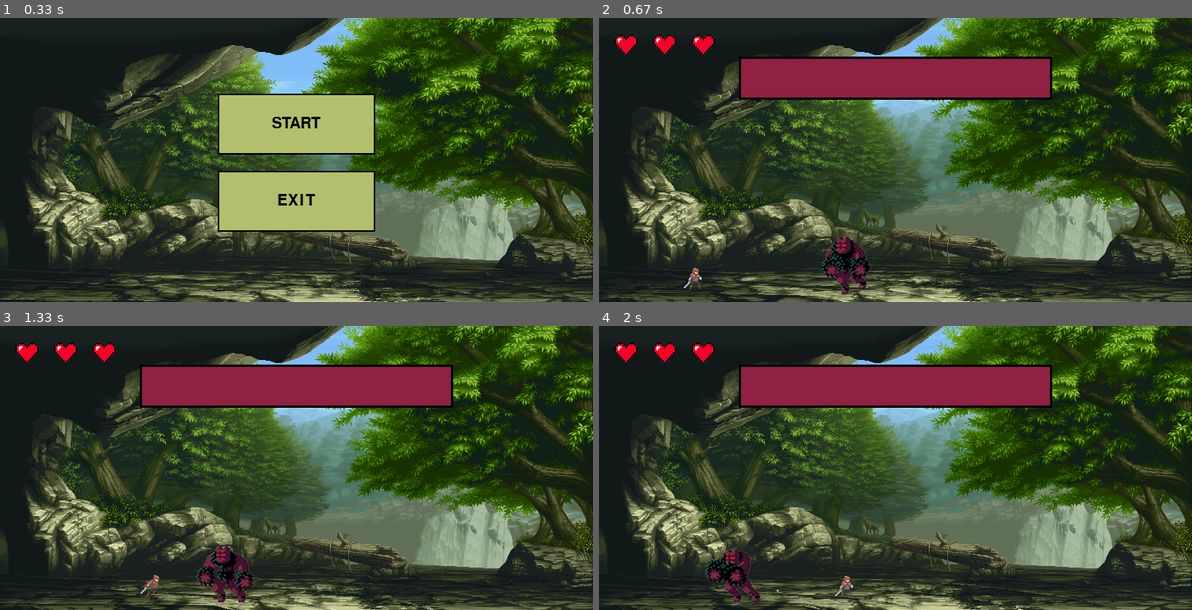
Above: before the commit, frames 1-4 (two rows, left to right).
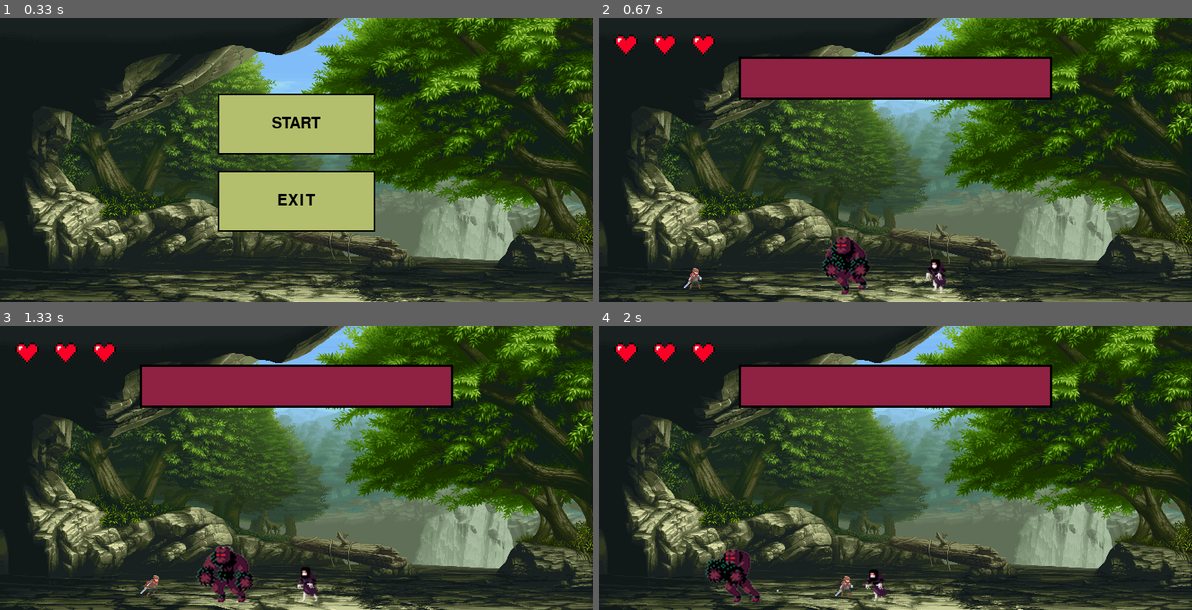
Above: after the commit, the same moments.

Repository: Fladmark/PyGame
Game: pygame game, started from game.py
The game is run twice, just before and just after one commit, with the same random seed, the same clock (stepped at 60 frames per second) and the same inputs.
Inputs:
- Up to frame 1 (0.33 s): no input
- Up to frame 2 (0.67 s): click "START" at 0.38 s
- Up to frame 3 (1.33 s): tap Space at 0.67, 1.07 s; hold Right from 1 s (still down)
- Up to frame 4 (2 s): tap Space at 1.37, 1.57, 1.87 s; release Right at 1.47 s; hold Right 1.5-1.97 s

Frame 1 is identical in both runs. In frame 2, 0.2% of the frame differs, in the area x 55-59%, y 84-97%; in frame 3, 0.2%; in frame 4, 0.2%.

Commit message:
More Witch attributes

Diff:
--- a/game.py
+++ b/game.py
@@ -597,13 +597,13 @@
     def __init__(self, x, y):
         self.x = x
         self.y = y
-        self.right = True
-        self.right = False
-
-        self.width = 128 - 60
-        self.height = 118 - 40
+
+        self.width = 40
+        self.height = 40
 
         self.center = (self.x+self.width, self.y + self.height/2)
+
+
         self.speed = 2
         self.walkCount = 0
         self.attackCount = 0
@@ -616,6 +616,30 @@
         self.left_attack = False
         self.right_attack = False
         self.attack = False
+
+    def draw(self, window):
+        global deadEnemies
+
+        if self.walkCount == 32:
+            self.walkCount = 0
+
+        self.center = (self.x + self.width, self.y + self.height / 2)
+
+        if(fighter.center[0] > self.center[0]):
+            self.right = True
+            self.left = False
+        elif (fighter.center[0] < self.center[0]):
+            self.left = True
+            self.right = False
+
+        if self.left:
+            window.blit(witch_walk_left[self.walkCount // 4], (self.x, self.y))
+            self.walkCount += 1
+            self.x -= self.speed
+        elif self.right:
+            window.blit(witch_walk_right[self.walkCount // 4], (self.x, self.y))
+            self.walkCount += 1
+            self.x += self.speed
 
 
     #def draw(self, window):
@@ -828,8 +852,11 @@
 
 
 golem = Golem(300, 280, True)
+witch = Witch(400, 290)
 fighter = Player()
+enemies.append(witch)
 enemies.append(golem)
+
 
 run = True
 projectiles = []
Binary file changed: pictures/sprite/Witch/witch_walk(0).png
Binary file added: pictures/sprite/Witch/witch_walk(0)1.png
Binary file changed: pictures/sprite/Witch/witch_walk(1).png
Binary file added: pictures/sprite/Witch/witch_walk(1)1.png
Binary file changed: pictures/sprite/Witch/witch_walk(2).png
Binary file added: pictures/sprite/Witch/witch_walk(2)1.png
Binary file changed: pictures/sprite/Witch/witch_walk(3).png
Binary file added: pictures/sprite/Witch/witch_walk(3)1.png
Binary file changed: pictures/sprite/Witch/witch_walk(4).png
Binary file added: pictures/sprite/Witch/witch_walk(4)1.png
Binary file changed: pictures/sprite/Witch/witch_walk(5).png
Binary file added: pictures/sprite/Witch/witch_walk(5)1.png
(and 4 more such lines)
